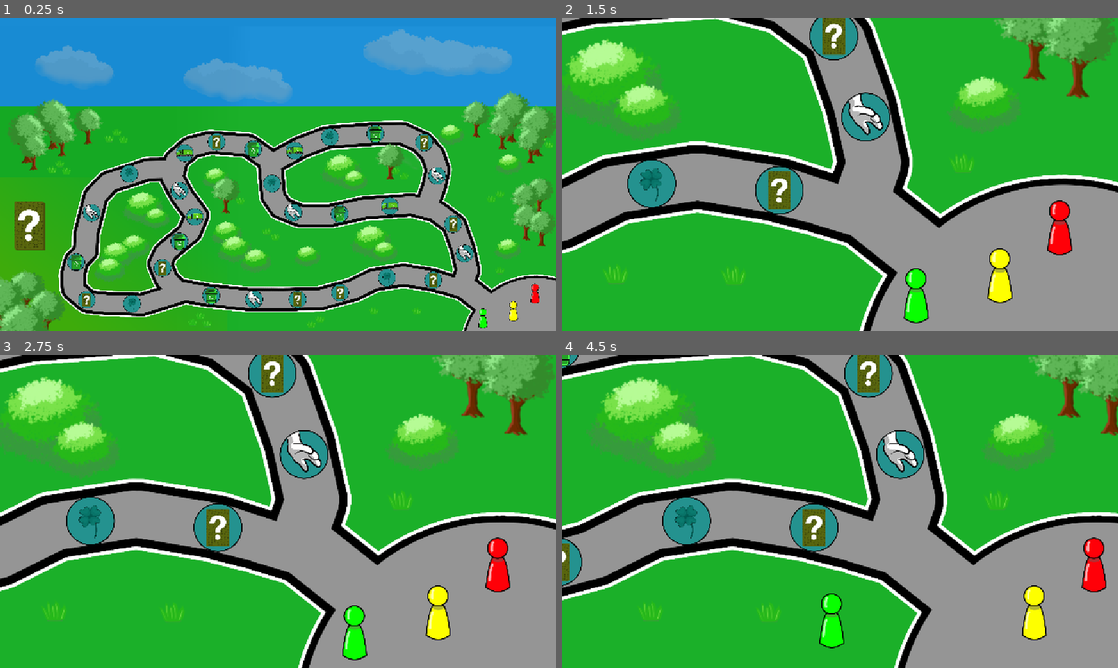
Above: before the commit, frames 1-4 (two rows, left to right).
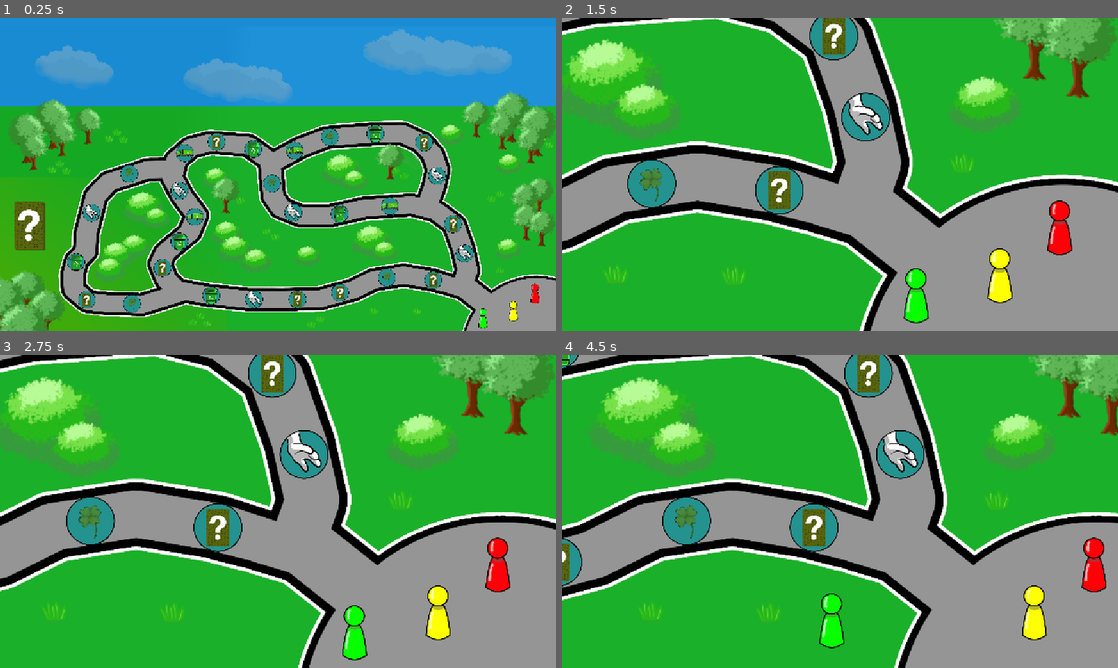
Above: after the commit, the same moments.

Repository: LitheFulminare/avancar-para-reciclar-XP5
Game: Godot game, scene res://Prototyping/map test.tscn
Two runs of this game, one before a commit and one after it. Both use one fixed random seed, a clock stepped at 60 frames per second and the inputs below.
Inputs:
- Up to frame 1 (0.25 s): no input
- Up to frame 2 (1.5 s): tap Enter at 0.5 s; hold E (Camera zoom in) 0.53-1.28 s; tap Q (Camera zoom out) at 1.35 s
- Up to frame 3 (2.75 s): hold Space (Confirm) from 2.03 s (still down)
- Up to frame 4 (4.5 s): release Space (Confirm) at 2.78 s; tap S (Move camera down) at 2.85 s; tap Space (Confirm) at 3.5, 4.25 s; hold A (Move camera left) 3.53-4.28 s; tap D (Move camera right) at 4.35 s

The runs differ from the first frame. In frame 1, 0.1% of the frame differs, in the area x 22-71%, y 36-94%; in frame 2, 0.2%; in frame 3, 0.2%, in the area x 14-18%, y 48-59%; in frame 4, 0.2%.

Commit message:
new luck square sprite & comment

Diff:
--- a/avancar para reciclar/Scripts/Managers/game_manager.gd
+++ b/avancar para reciclar/Scripts/Managers/game_manager.gd
@@ -1,5 +1,5 @@
+## AUTOLOADED SCRIPT
 # handles main game logic
-
 extends Node
 
 var player_count: int = 3
--- a/avancar para reciclar/project.godot
+++ b/avancar para reciclar/project.godot
@@ -42,16 +42,16 @@
 }
 "Camera zoom in"={
 "deadzone": 0.2,
-"events": [Object(InputEventMouseButton,"resource_local_to_scene":false,"resource_name":"","device":-1,"window_id":0,"alt_pressed":false,"shift_pressed":false,"ctrl_pressed":false,"meta_pressed":false,"button_mask":8,"position":Vector2(237, 11),"global_position":Vector2(246, 59),"factor":1.0,"button_index":4,"canceled":false,"pressed":true,"double_click":false,"script":null)
-, Object(InputEventKey,"resource_local_to_scene":false,"resource_name":"","device":-1,"window_id":0,"alt_pressed":false,"shift_pressed":false,"ctrl_pressed":false,"meta_pressed":false,"pressed":false,"keycode":0,"physical_keycode":69,"key_label":0,"unicode":101,"location":0,"echo":false,"script":null)
+"events": [Object(InputEventKey,"resource_local_to_scene":false,"resource_name":"","device":-1,"window_id":0,"alt_pressed":false,"shift_pressed":false,"ctrl_pressed":false,"meta_pressed":false,"pressed":false,"keycode":0,"physical_keycode":69,"key_label":0,"unicode":101,"location":0,"echo":false,"script":null)
 , Object(InputEventKey,"resource_local_to_scene":false,"resource_name":"","device":-1,"window_id":0,"alt_pressed":false …(183 unchanged characters)…
+, Object(InputEventMouseButton,"resource_local_to_scene":false,"resource_name":"","device":-1,"window_id":0,"alt_pressed":false,"shift_pressed":false,"ctrl_pressed":false,"meta_pressed":false,"button_mask":8,"position":Vector2(140, 26),"global_position":Vector2(149, 74),"factor":1.0,"button_index":4,"canceled":false,"pressed":true,"double_click":false,"script":null)
 ]
 }
 "Camera zoom out"={
 "deadzone": 0.2,
-"events": [Object(InputEventMouseButton,"resource_local_to_scene":false,"resource_name":"","device":-1,"window_id":0,"alt_pressed":false,"shift_pressed":false,"ctrl_pressed":false,"meta_pressed":false,"button_mask":16,"position":Vector2(131, 20),"global_position":Vector2(140, 68),"factor":1.0,"button_index":5,"canceled":false,"pressed":true,"double_click":false,"script":null)
-, Object(InputEventKey,"resource_local_to_scene":false,"resource_name":"","device":-1,"window_id":0,"alt_pressed":false,"shift_pressed":false,"ctrl_pressed":false,"meta_pressed":false,"pressed":false,"keycode":0,"physical_keycode":81,"key_label":0,"unicode":113,"location":0,"echo":false,"script":null)
+"events": [Object(InputEventKey,"resource_local_to_scene":false,"resource_name":"","device":-1,"window_id":0,"alt_pressed":false,"shift_pressed":false,"ctrl_pressed":false,"meta_pressed":false,"pressed":false,"keycode":0,"physical_keycode":81,"key_label":0,"unicode":113,"location":0,"echo":false,"script":null)
 , Object(InputEventKey,"resource_local_to_scene":false,"resource_name":"","device":-1,"window_id":0,"alt_pressed":false …(183 unchanged characters)…
+, Object(InputEventMouseButton,"resource_local_to_scene":false,"resource_name":"","device":-1,"window_id":0,"alt_pressed":false,"shift_pressed":false,"ctrl_pressed":false,"meta_pressed":false,"button_mask":16,"position":Vector2(107, 10),"global_position":Vector2(116, 58),"factor":1.0,"button_index":5,"canceled":false,"pressed":true,"double_click":false,"script":null)
 ]
 }
 "Move camera up"={
Binary file changed: avancar para reciclar/Assets/Sprites/Squares/Luck card.png
Binary file removed: avancar para reciclar/Prototyping/Cenario_1.0.webp
Not shown, removed: avancar para reciclar/Prototyping/Cenario_1.0.webp.import
